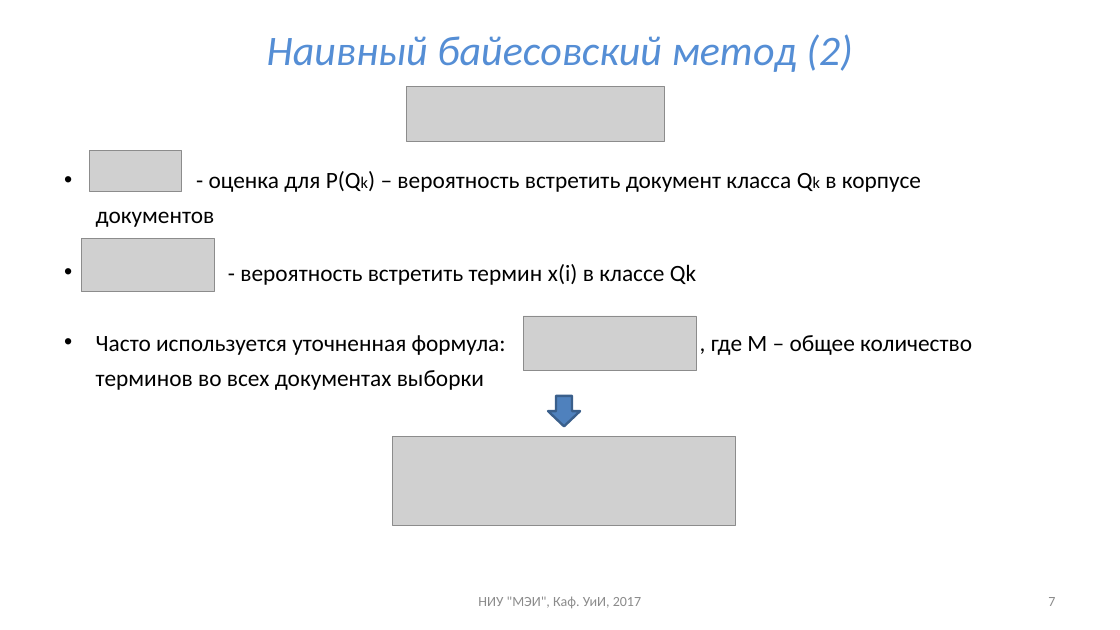
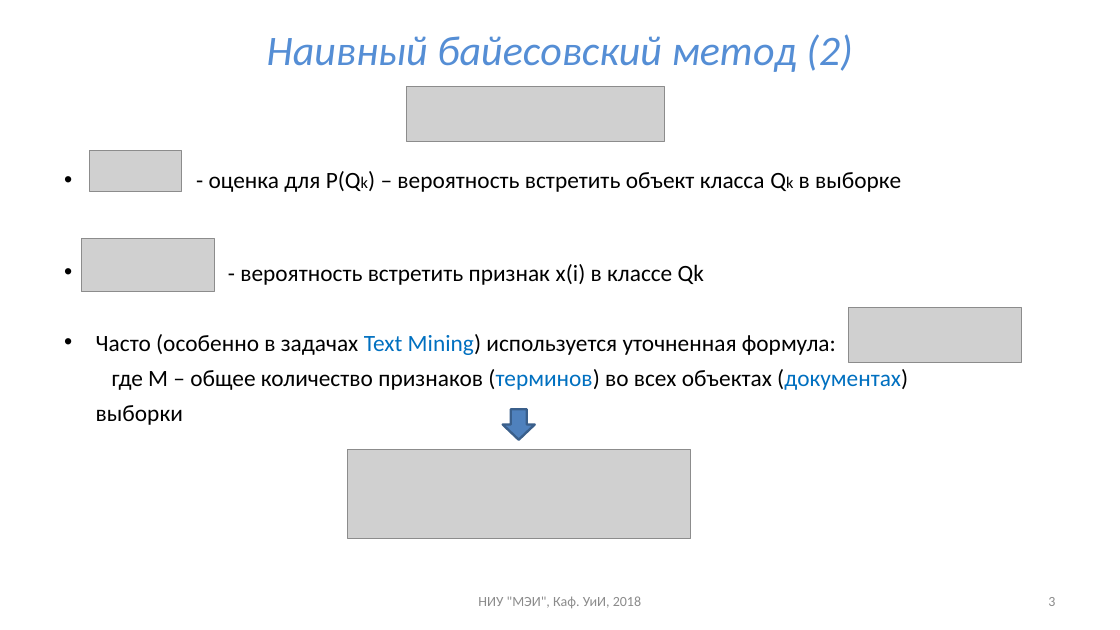
Before and after one commit to uii-mpei/uii-mpei.github.io, a slide deck: slide 3 of study/courses/iis/IIS_lec_3.pptx (slide 7 before the commit). Drawn at 1120x630 pixels with LibreOffice and Linux fonts; fonts in the diff are those of the drawing; grey boxes stand for pictures. Boxes give left, top, right and bottom in pixels: in the first picture for what was removed or moved away, otherwise in the second. Text is boxed around its words. In the diff, an @@ line names an element or a change of style, - is before the commit and + after.

```diff
--- a/study/courses/iis/IIS_lec_3.pptx
+++ b/study/courses/iis/IIS_lec_3.pptx
@@ text at bbox=[209, 171, 901, 192]: text changed @@
-• - оценка для P(Qk) – вероятность встретить документ класса Qk в корпусе документов
+• - оценка для P(Qk) – вероятность встретить объект класса Qk в выборке
@@ text at bbox=[96, 264, 908, 390]: text changed @@
-• - вероятность встретить термин x(i) в классе Qk
-• Часто используется уточненная формула: , где М – общее количество терминов во всех документах выборки
+• - вероятность встретить признак x(i) в классе Qk
+• Часто (особенно в задачах Text Mining) используется уточненная формула: где М – общее количество признаков (терминов) во всех объектах (документах) выборки
@@ picture removed at bbox=[523, 316, 697, 371] @@
@@ picture added at bbox=[849, 308, 1022, 362] @@
@@ down arrow: place and size @@
-down arrow at bbox=[548, 396, 580, 426]
+down arrow at bbox=[502, 409, 534, 439]
@@ picture: place and size @@
-picture at bbox=[392, 436, 736, 525]
+picture at bbox=[347, 450, 691, 539]
@@ text at bbox=[478, 596, 641, 608]: text changed @@
-НИУ "МЭИ", Каф. УиИ, 2017
+НИУ "МЭИ", Каф. УиИ, 2018
@@ page number at bbox=[1048, 597, 1055, 606]: text changed @@
-7
+3
```
Also in this commit, not shown: 2 other slides changed, 6 slides added, 4 slides removed.
